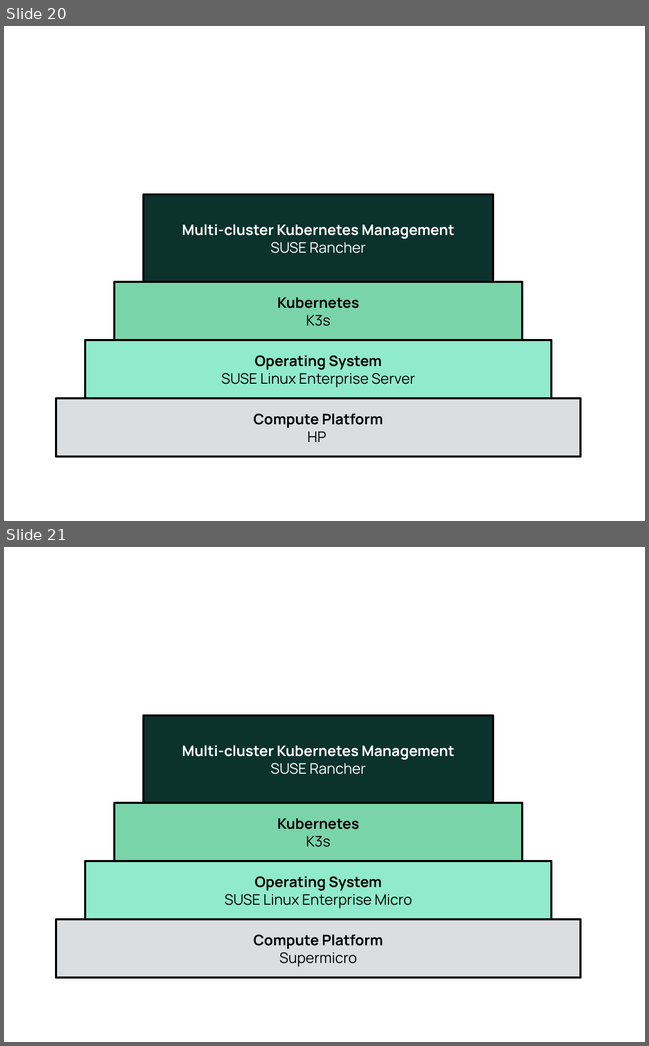
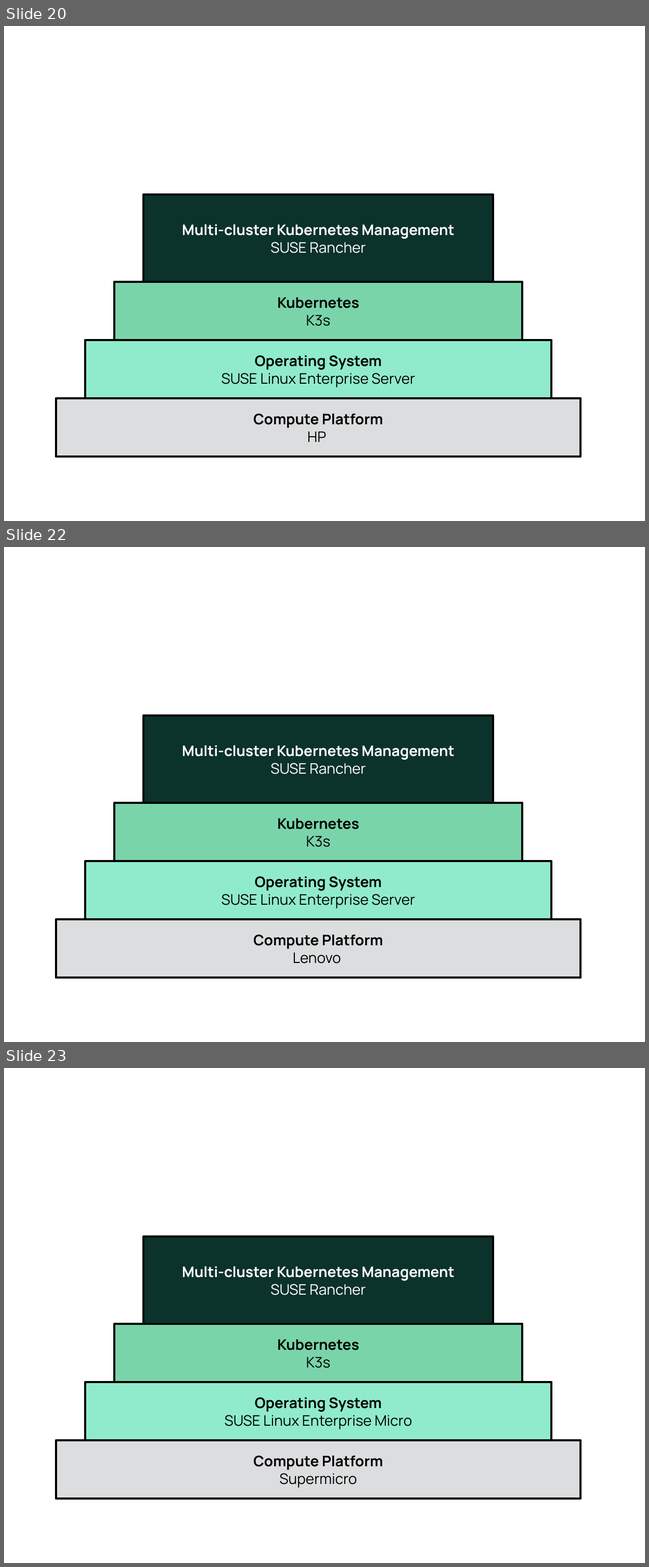
Before and after one commit to SUSE/technical-reference-documentation, a slide deck: kubernetes/reference/media/src/Figure-Source.odp. Shown one above the other, each under a label of ours: slides 20 and 21 before the commit, slides 20, 22 and 23 after it; the slides between them are not shown. The pictures are 649x1046 and 649x1567 pixels, drawn with LibreOffice and Linux fonts; fonts in the diff are those of the drawing. Boxes give left, top, right and bottom in pixels: in the first picture for what was removed or moved away, otherwise in the second. Text is boxed around its words. In the diff, an @@ line names an element or a change of style, - is before the commit and + after.

```diff
--- a/kubernetes/reference/media/src/Figure-Source.odp
+++ b/kubernetes/reference/media/src/Figure-Source.odp
@@ slide 22 added at (4,547,645,1042), background #FFFFFF @@
@@ rectangle added at (143,715,493,803), fill #0C322C, outline #000000 2.89 pt, 18 pt, text #FFFFFF, bold @@
+Multi-cluster Kubernetes Management
+SUSE Rancher
@@ rectangle added at (114,803,522,861), fill #7AD4AA, outline #000000 2.89 pt, 18 pt, text #000000, bold @@
+Kubernetes
+K3s
@@ rectangle added at (85,861,551,919), fill #90EBCD, outline #000000 2.89 pt, 18 pt, text #000000 @@
+Operating System
+SUSE Linux Enterprise Server
@@ rectangle added at (56,919,580,978), fill #DCDDDE, outline #000000 2.89 pt, 18 pt, text #000000, bold @@
+Compute Platform
+Lenovo
@@ what was slide 21 is now slide 23 @@
```
Also in this commit, not shown: 7 other slides added, 22 other files.
